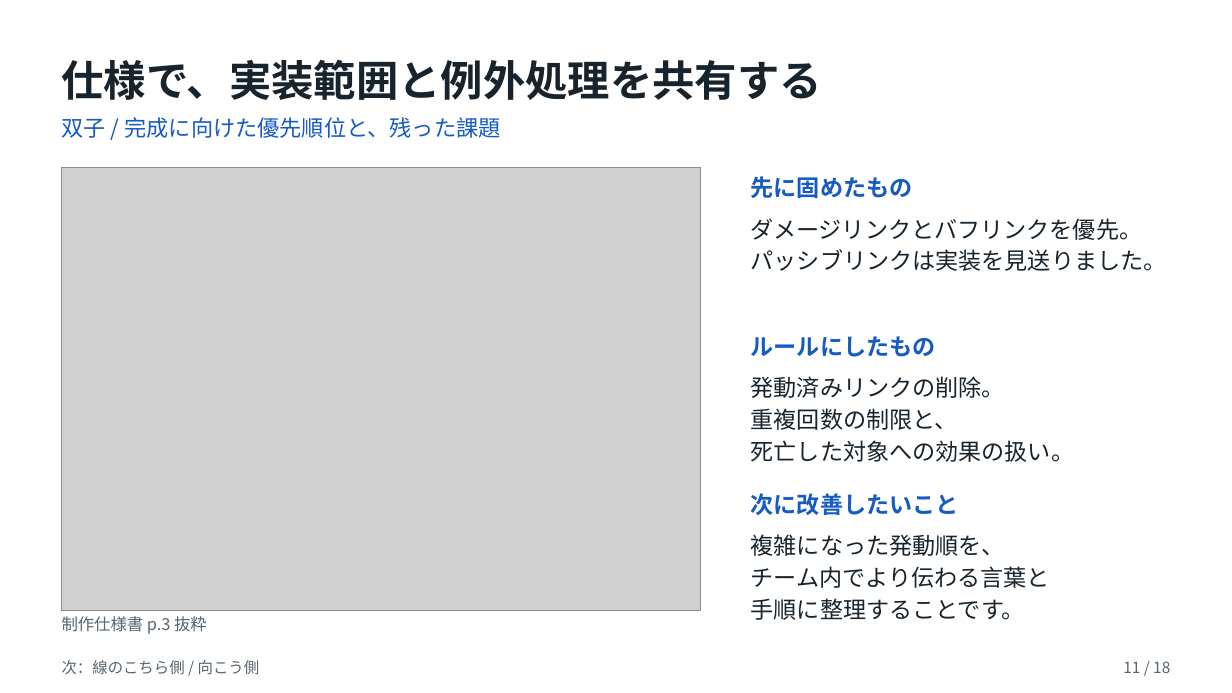
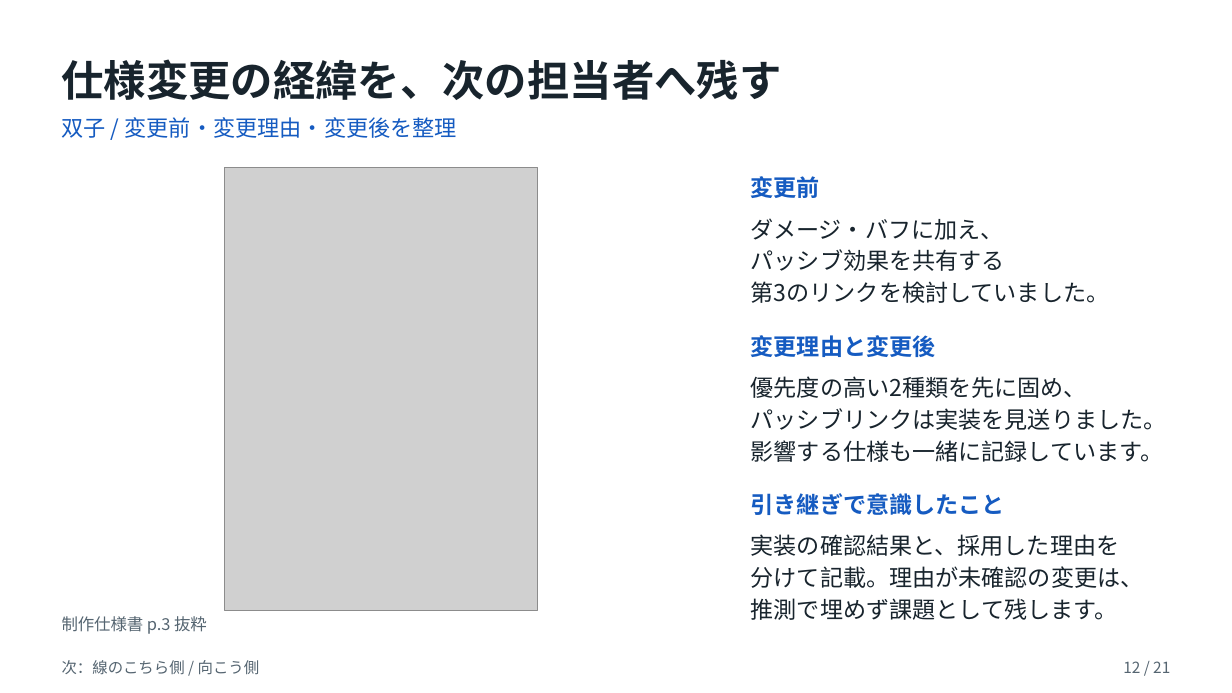
Before and after one commit to kuon-haruto/portfolio, a slide deck: slide 12 of documents/portfolio/島本善太_ポートフォリオ.pptx (slide 11 before the commit). Drawn at 1232x693 pixels with LibreOffice and Linux fonts; fonts in the diff are those of the drawing; grey boxes stand for pictures. Boxes give left, top, right and bottom in pixels: in the first picture for what was removed or moved away, otherwise in the second. Text is boxed around its words. In the diff, an @@ line names an element or a change of style, - is before the commit and + after.

```diff
--- a/documents/portfolio/島本善太_ポートフォリオ.pptx
+++ b/documents/portfolio/島本善太_ポートフォリオ.pptx
@@ text at box(62, 59, 782, 100): text changed @@
-仕様で、実装範囲と例外処理を共有する
+仕様変更の経緯を、次の担当者へ残す
@@ text at box(62, 117, 458, 138): text changed @@
-双子 / 完成に向けた優先順位と、残った課題
+双子 / 変更前・変更理由・変更後を整理
@@ picture: place and size @@
-picture at box(62, 167, 701, 610)
+picture at box(225, 167, 538, 610)
@@ text at box(751, 176, 820, 198): text changed @@
-先に固めたもの
+変更前
@@ text at box(751, 218, 1110, 303): text changed @@
-ダメージリンクとバフリンクを優先。
-パッシブリンクは実装を見送りました。
+ダメージ・バフに加え、
+パッシブ効果を共有する
+第3のリンクを検討していました。
@@ text at box(751, 335, 936, 357): text changed @@
-ルールにしたもの
+変更理由と変更後
@@ text at box(751, 376, 1167, 462): text changed @@
-発動済みリンクの削除。
-重複回数の制限と、
-死亡した対象への効果の扱い。
+優先度の高い2種類を先に固め、
+パッシブリンクは実装を見送りました。
+影響する仕様も一緒に記録しています。
@@ text at box(751, 493, 1005, 515): text changed @@
-次に改善したいこと
+引き継ぎで意識したこと
@@ text at box(751, 534, 1144, 620): text changed @@
-複雑になった発動順を、
-チーム内でより伝わる言葉と
-手順に整理することです。
+実装の確認結果と、採用した理由を
+分けて記載。理由が未確認の変更は、
+推測で埋めず課題として残します。
@@ text at box(1123, 661, 1170, 673): text changed @@
-11 / 18
+12 / 21
```
Also in this commit, not shown: 17 other slides changed, 3 slides added, 3 other files.
